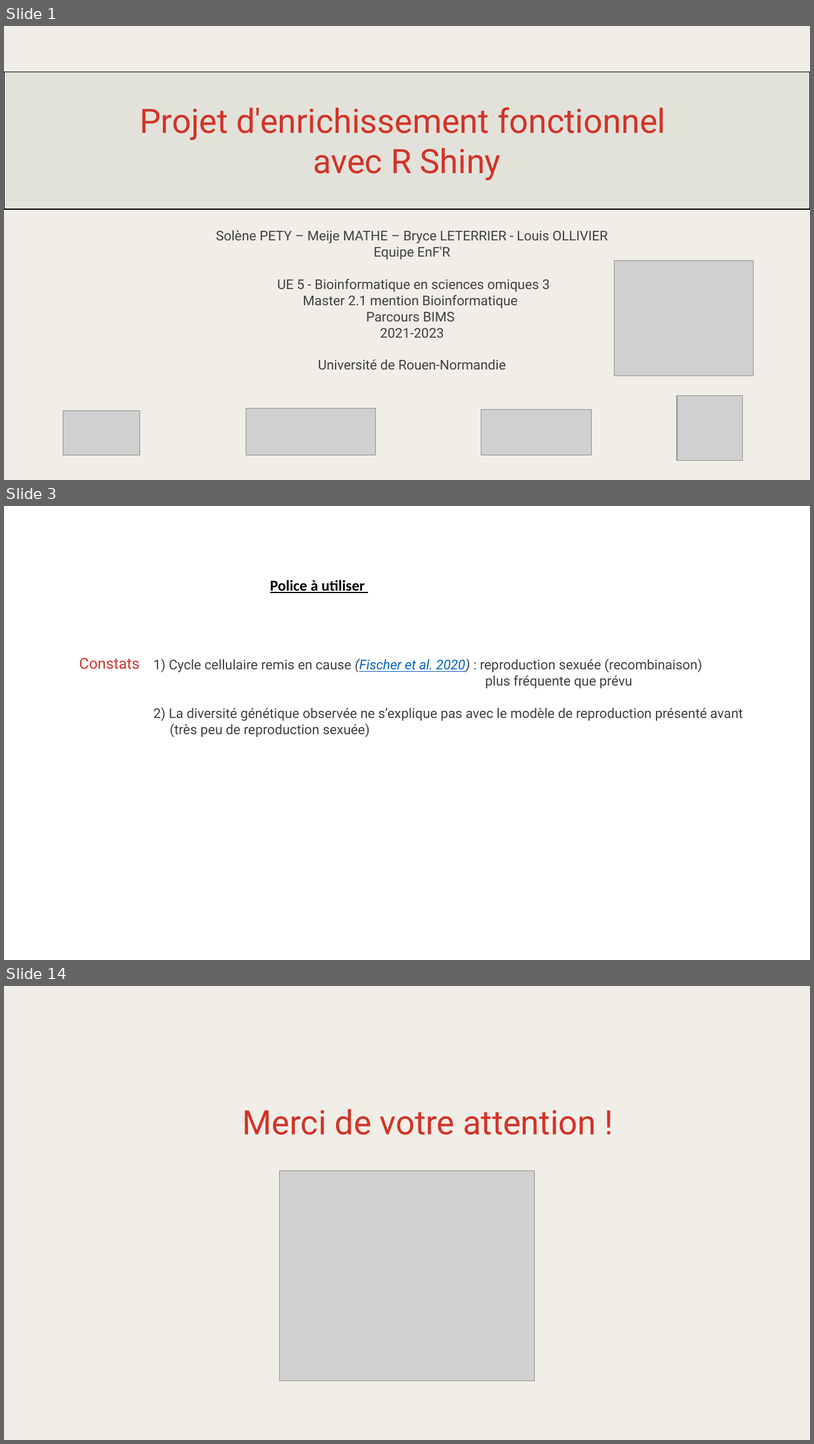
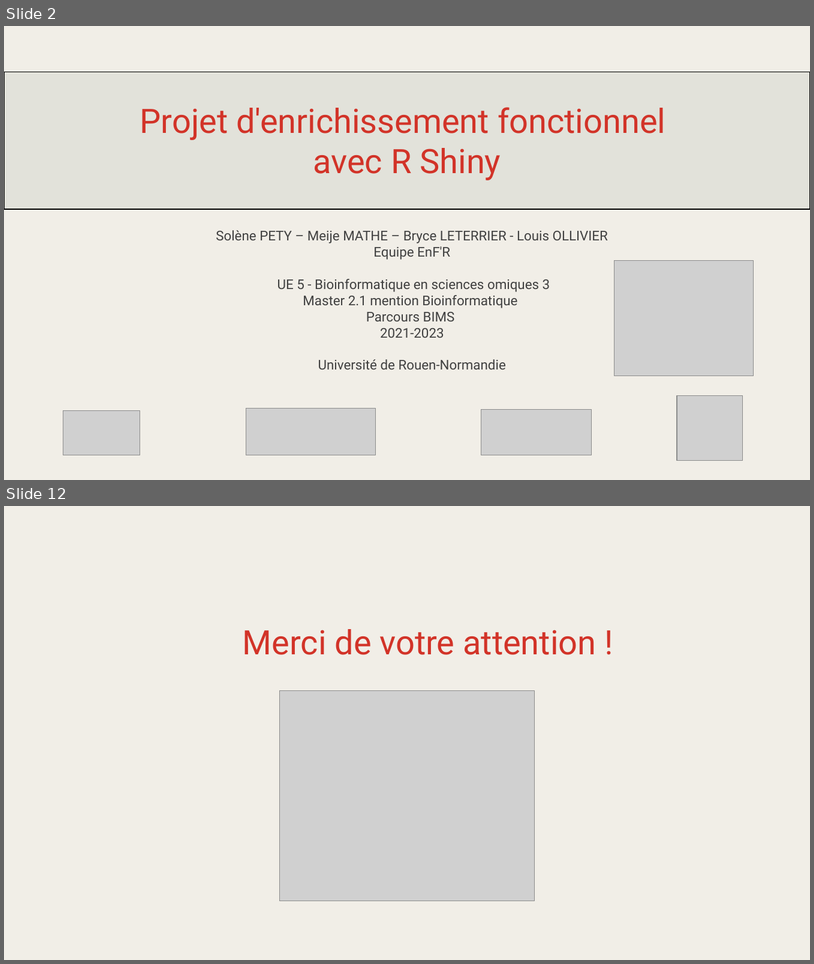
Before and after one commit to meijemathe/projet_enrichissement_fonctionnel, a slide deck: Projet_enrichissement_shiny.pptx. Shown one above the other, each under a label of ours: slides 1, 3 and 14 before the commit, slides 2 and 12 after it; the slides between them are not shown. The pictures are 814x1444 and 814x964 pixels, drawn with LibreOffice and Linux fonts; fonts in the diff are those of the drawing; grey boxes stand for pictures. Boxes give left, top, right and bottom in pixels: in the first picture for what was removed or moved away, otherwise in the second. Text is boxed around its words. In the diff, an @@ line names an element or a change of style, - is before the commit and + after.

```diff
--- a/Projet_enrichissement_shiny.pptx
+++ b/Projet_enrichissement_shiny.pptx
@@ slide 3 removed at box(4, 506, 810, 960), background #FFFFFF @@
@@ text removed at box(270, 580, 365, 593) @@
-Police à utiliser
@@ text removed at box(79, 658, 140, 669) @@
-Constats
@@ text removed at box(153, 658, 743, 737) @@
-1) Cycle cellulaire remis en cause (Fischer et al. 2020) : reproduction sexuée (recombinaison)
-plus fréquente que prévu
-2) La diversité génétique observée ne s’explique pas avec le modèle de reproduction présenté avant
-(très peu de reproduction sexuée)
@@ what was slide 1 is now slide 2 @@
@@ what was slide 14 is now slide 12 @@
```
Also in this commit, not shown: 9 slides changed, 1 slide added, 2 other slides removed.
